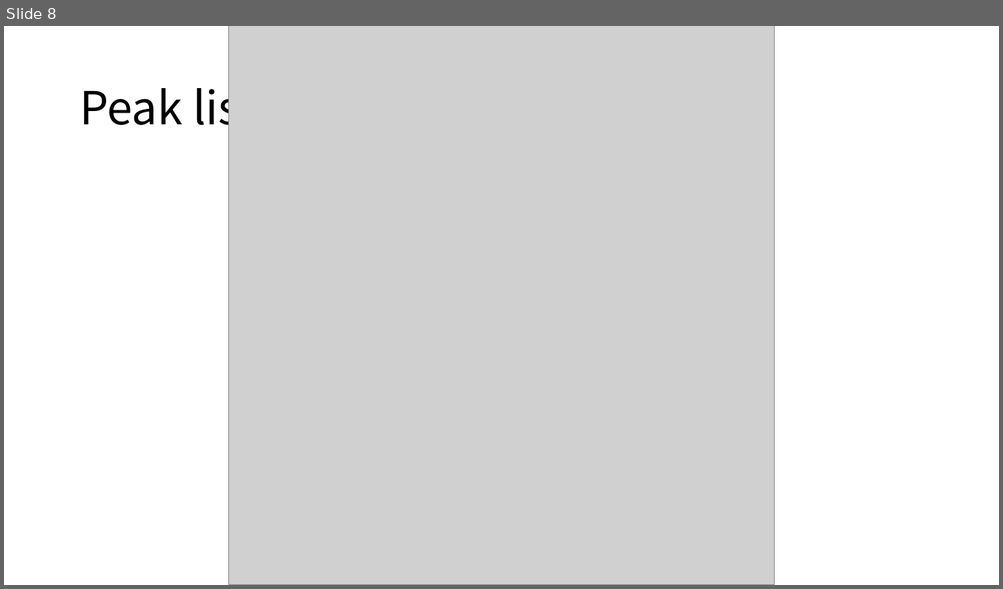
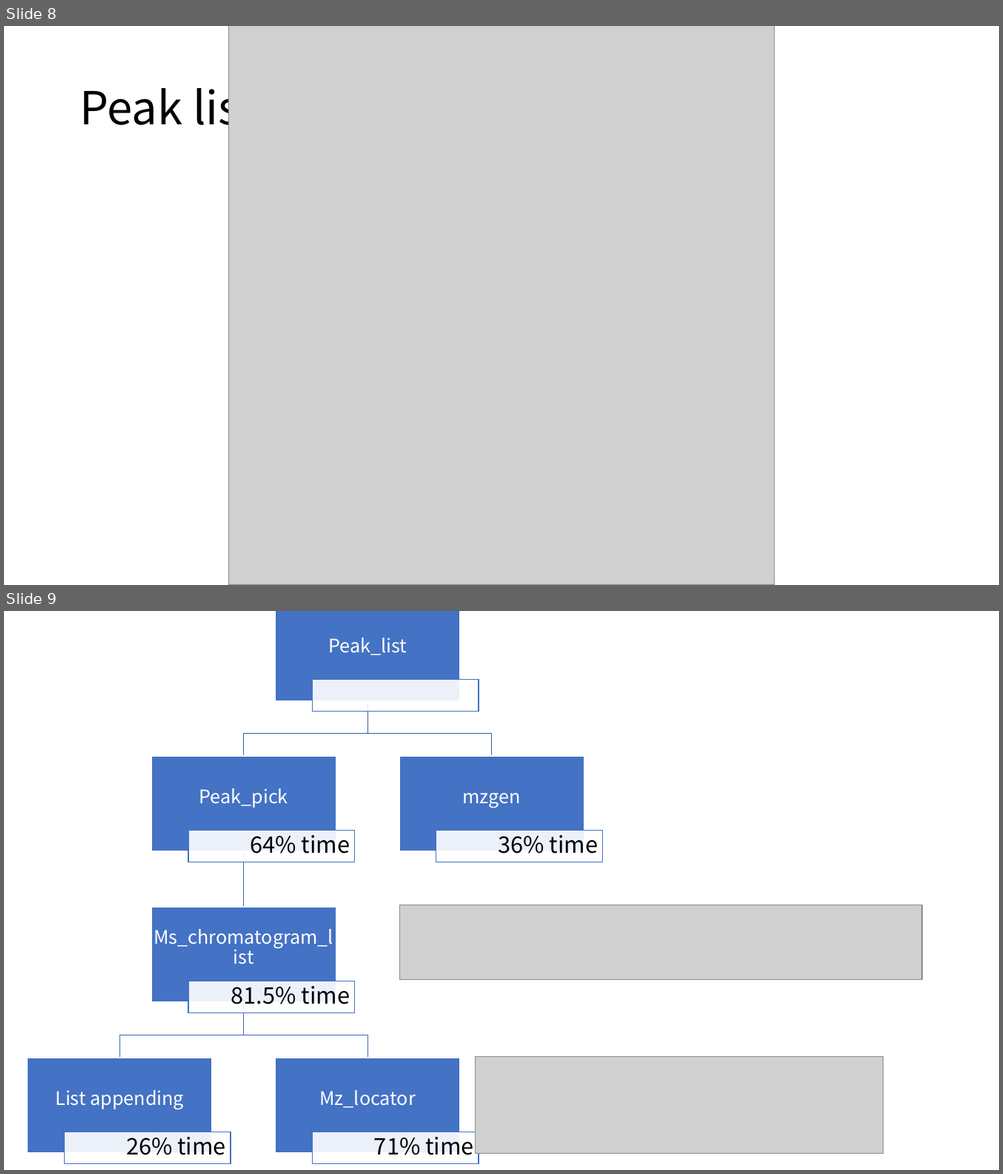
Before and after one commit to XiminHu/mass-suite, a slide deck: doc/CR-20210202.pptx. Shown one above the other, each under a label of ours: slide 8 before the commit, slides 8 and 9 after it. The pictures are 1003x589 and 1003x1174 pixels, drawn with LibreOffice and Linux fonts; fonts in the diff are those of the drawing; grey boxes stand for pictures. Boxes give left, top, right and bottom in pixels: in the first picture for what was removed or moved away, otherwise in the second. Text is boxed around its words. In the diff, an @@ line names an element or a change of style, - is before the commit and + after.

```diff
--- a/doc/CR-20210202.pptx
+++ b/doc/CR-20210202.pptx
@@ slide 9 added at [4, 611, 999, 1170], background #FFFFFF @@
@@ group added at [27, 611, 603, 1165]: 12 rectangles, 11 texts, 5 freeform shapes @@
+Peak_list
+Peak_pick
+64% time
+Ms_chromatogram_list
+81.5% time
+List appending
+26% time
+Mz_locator
+71% time
+mzgen
+36% time
@@ picture added at [400, 905, 922, 980] @@
@@ picture added at [475, 1057, 883, 1153] @@
```
Also in this commit, not shown: 1 other file.
